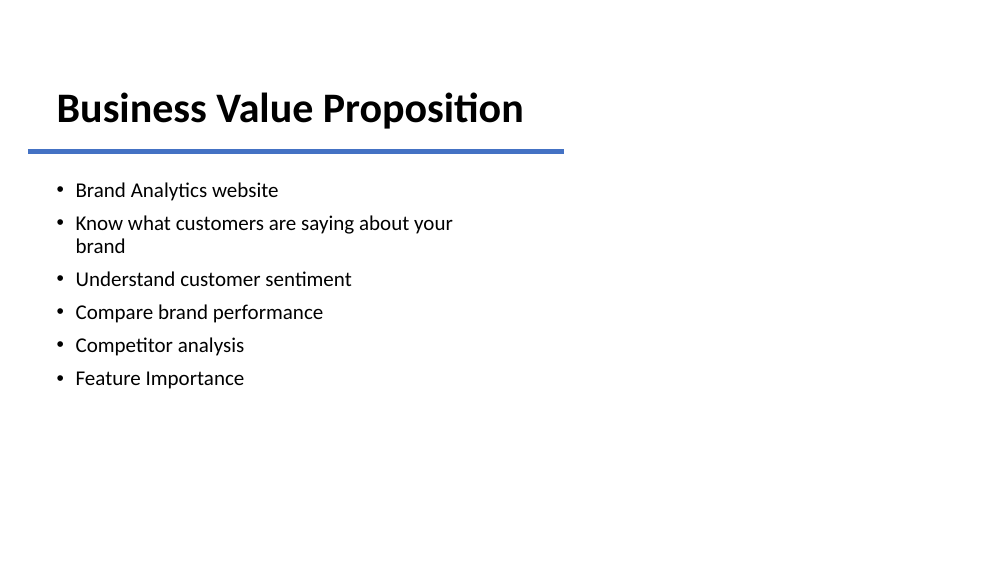
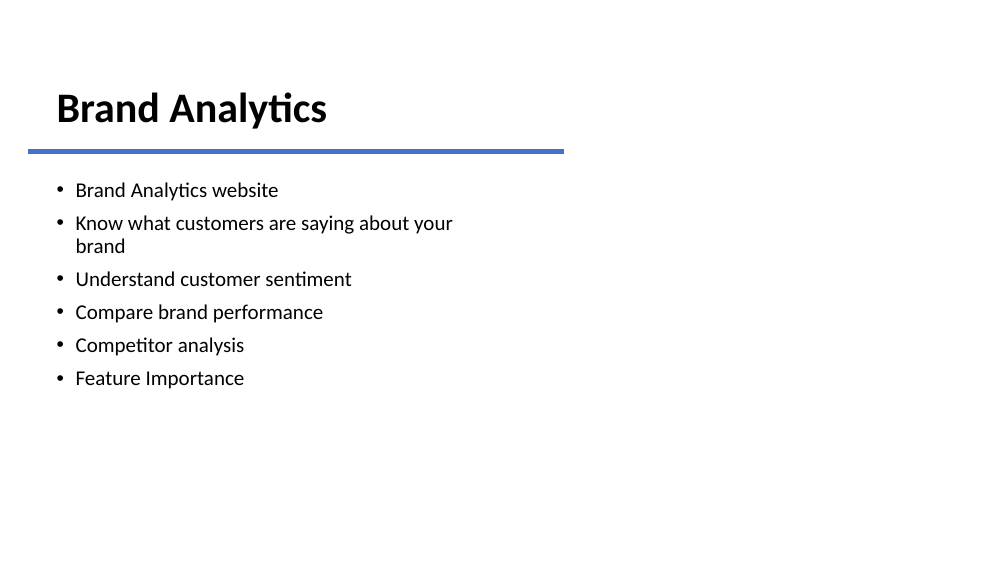
Before and after one commit to thompland777/HOD, a slide deck: slide 3 of HackOnData_Team_Douglass.pptx. Drawn at 1008x567 pixels with LibreOffice and Linux fonts; fonts in the diff are those of the drawing; background and template pictures are left out. Boxes give left, top, right and bottom in pixels: in the first picture for what was removed or moved away, otherwise in the second. Text is boxed around its words. In the diff, an @@ line names an element or a change of style, - is before the commit and + after.

```diff
--- a/HackOnData_Team_Douglass.pptx
+++ b/HackOnData_Team_Douglass.pptx
@@ title at [57,92,327,129]: text changed @@
-Business Value Proposition
+Brand Analytics
```
Also in this commit, not shown: 4 other slides changed.
